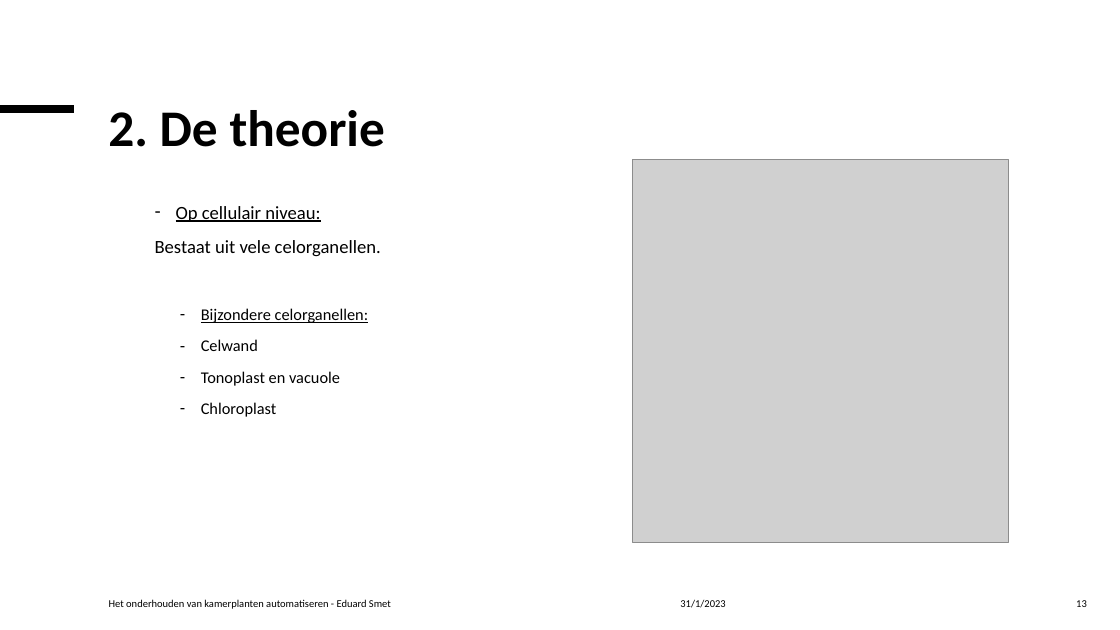
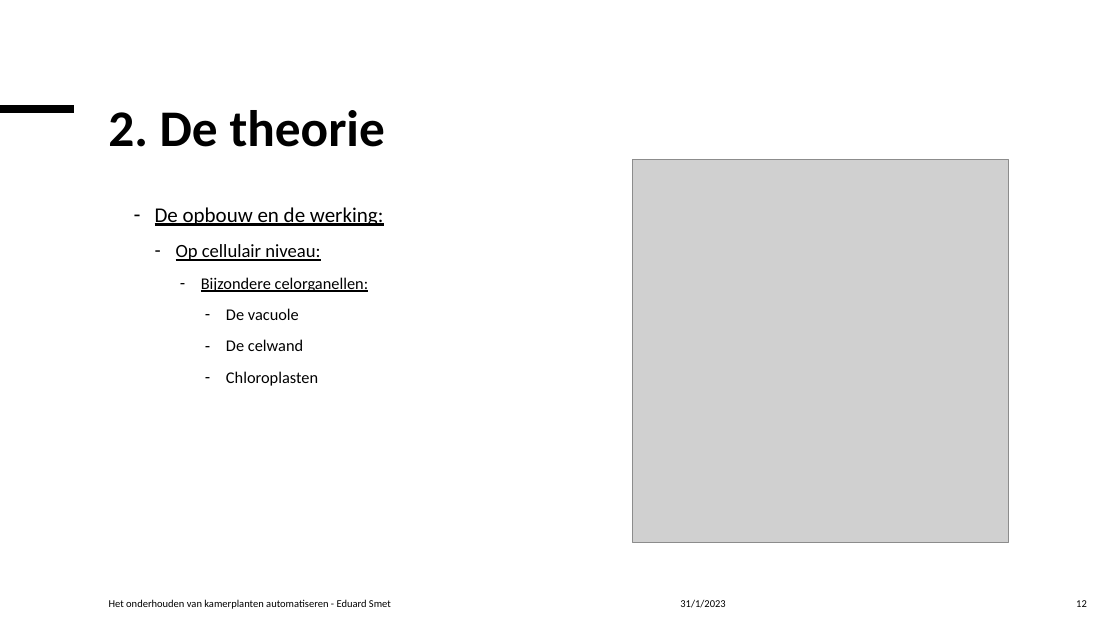
Before and after one commit to Celarye/syfinalproject, a slide deck: slide 12 of FinalProject.pptx (slide 13 before the commit). Drawn at 1120x630 pixels with LibreOffice and Linux fonts; fonts in the diff are those of the drawing; grey boxes stand for pictures. Boxes give left, top, right and bottom in pixels: in the first picture for what was removed or moved away, otherwise in the second. Text is boxed around its words. In the diff, an @@ line names an element or a change of style, - is before the commit and + after.

```diff
--- a/FinalProject.pptx
+++ b/FinalProject.pptx
@@ text at box(155, 207, 383, 226): paragraph added @@
+  – De opbouw en de werking:
@@ text at box(155, 240, 381, 257): paragraph removed @@
-    Bestaat uit vele celorganellen.
@@ text at box(226, 308, 318, 386): text changed @@
-      – Celwand
-      – Tonoplast en vacuole
-      – Chloroplast
+        – De vacuole
+        – De celwand
+        – Chloroplasten
@@ page number at box(1076, 600, 1087, 607): text changed @@
-13
+12
```
Also in this commit, not shown: 20 other slides changed, 4 slides added.
